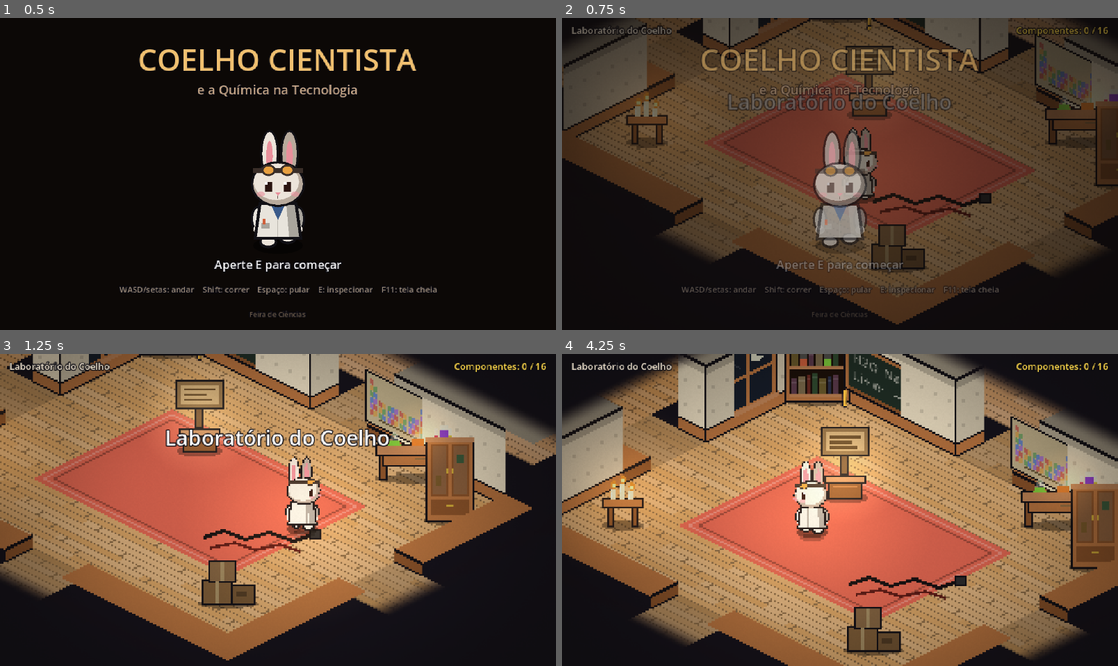
Above: before the commit, frames 1-4 (two rows, left to right).
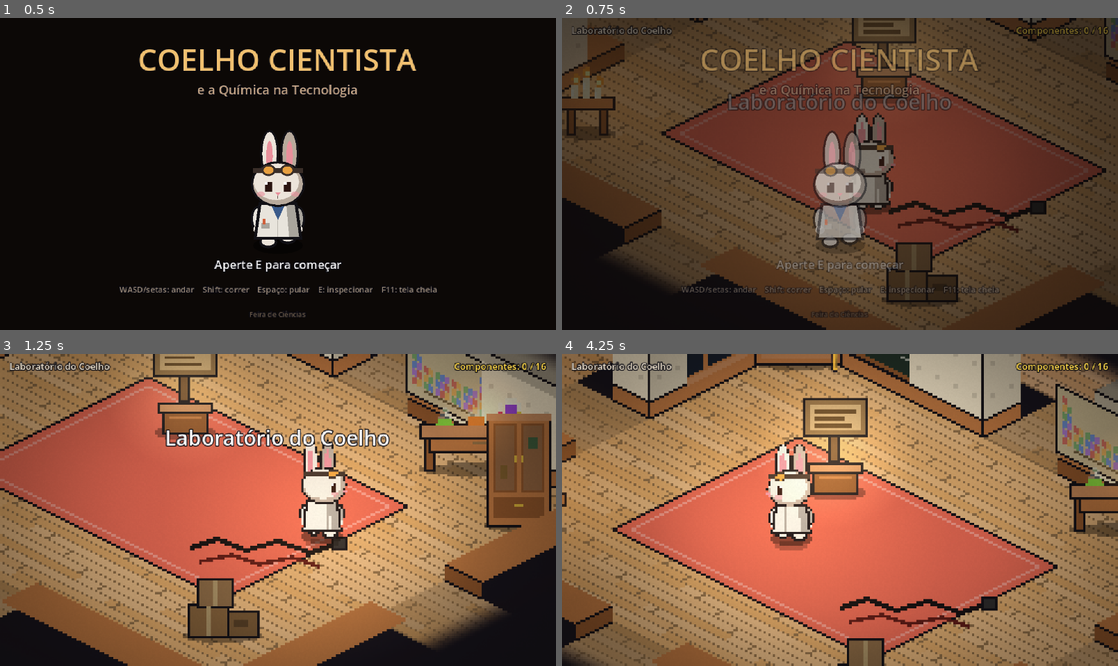
Above: after the commit, the same moments.

Repository: mgprimeatrain/sereia-verdinha
Game: Godot game, scene res://main.tscn
Two runs of this game, one before a commit and one after it. Both use one fixed random seed, a clock stepped at 60 frames per second and the inputs below.
Inputs:
- Up to frame 1 (0.5 s): no input
- Up to frame 2 (0.75 s): tap E (interagir) at 0.5 s; hold D (direita) from 0.53 s (still down); hold Shift (correr) from 0.53 s (still down)
- Up to frame 3 (1.25 s): keep holding D (direita); keep holding Shift (correr); tap Space (pular) at 0.77 s
- Up to frame 4 (4.25 s): release D (direita) at 1.28 s; release Shift (correr) at 1.28 s; hold S (baixo) 1.28-2.03 s; tap E (interagir) at 1.35 s; tap Space (pular) at 1.52, 3.02, 3.77 s; hold D (direita) 2.03-2.78 s; tap Enter at 2.1 s; hold W (cima) 2.78-3.53 s; tap Keypad Enter at 2.85 s; hold A (esquerda) from 3.53 s (still down); hold Shift (correr) from 3.53 s (still down)

Frame 1 is identical in both runs. In frame 2, 37% of the frame differs, in the area x 0-100%, y 0-100%; in frame 3, 64%; in frame 4, 70%.

Commit message:
Pixels maiores e contorno mais grosso, no estilo do coelho
Co-Authored-By: Claude Opus 5.5 <noreply@anthropic.com>
Claude-Session: https://claude.ai/code/session_015bSENdJaF3JsvtFufaw19b

Diff:
--- a/jogo-feira/scripts/jogador.gd
+++ b/jogo-feira/scripts/jogador.gd
@@ -16,7 +16,7 @@
 
 const VELOCIDADE := 75.0
 const VELOCIDADE_CORRENDO := 130.0
-const ALTURA_NA_TELA := 46.0  # altura do quadro do coelho em pixels do jogo
+const ALTURA_NA_TELA := 40.0  # altura do quadro do coelho em pixels do jogo
 const PASTA := "res://arte/"
 const ACOES := ["parado", "andando", "correndo", "pulando"]
 const VISTAS := ["frente", "costas", "lado"]
@@ -117,7 +117,7 @@
 		return
 	sprite = AnimatedSprite2D.new()
 	sprite.sprite_frames = quadros
-	sprite.texture_filter = CanvasItem.TEXTURE_FILTER_LINEAR
+	sprite.texture_filter = CanvasItem.TEXTURE_FILTER_NEAREST
 	add_child(sprite)
 
 
@@ -146,7 +146,7 @@
 		passo = 0.0
 	position = Mapa.iso(logico)
 
-	var olhar := entrada * Vector2(28, 18)
+	var olhar := entrada * Vector2(20, 12)
 	camera.offset = camera.offset.lerp(olhar, delta * 1.5)
 
 	# pulo: um arco de 0,5 segundo
--- a/jogo-feira/scripts/main.gd
+++ b/jogo-feira/scripts/main.gd
@@ -33,17 +33,17 @@
 	_configurar_controles()
 	total = Dados.total_componentes()
 
-	# O mundo é desenhado em baixa resolução (320x180) e ampliado,
-	# por isso fica com cara de pixel art e a câmera fica bem perto do coelho.
+	# O mundo é desenhado em baixa resolução (240x135) e ampliado 8x em Full HD,
+	# por isso fica com pixels grandes, iguais aos do coelho.
 	# A interface fica nítida por cima.
 	RenderingServer.set_default_clear_color(Color("14121a"))
 	var tela := SubViewportContainer.new()
 	tela.process_mode = Node.PROCESS_MODE_PAUSABLE
-	tela.scale = Vector2(1.5, 1.5)
+	tela.scale = Vector2(2, 2)
 	add_child(tela)
 	var viewport := SubViewport.new()
-	viewport.size = Vector2i(320, 180)
-	tela.size = Vector2(320, 180)
+	viewport.size = Vector2i(240, 135)
+	tela.size = Vector2(240, 135)
 	viewport.snap_2d_transforms_to_pixel = true
 	viewport.canvas_item_default_texture_filter = Viewport.DEFAULT_CANVAS_ITEM_TEXTURE_FILTER_NEAREST
 	tela.add_child(viewport)
--- a/jogo-feira/scripts/mapa.gd
+++ b/jogo-feira/scripts/mapa.gd
@@ -202,9 +202,8 @@
 		var area: Rect2i = Dados.SALAS[id]["area"]
 		var r := Rect2(Vector2(area.position) * CELULA, Vector2(area.size) * CELULA).grow(-CELULA * 2.5)
 		_quad(r.position, Vector2(r.end.x, r.position.y), r.end, Vector2(r.position.x, r.end.y), tapete)
-		var borda := r.grow(-3)
-		_contorno(borda, tapete.lightened(0.25))
-		_contorno(borda.grow(-3), tapete.darkened(0.3))
+		_contorno(r, Desenhos.CONTORNO)
+		_contorno(r.grow(-4), tapete.lightened(0.3))
 
 
 func _ruido(a: int, b: int) -> float:
--- a/jogo-feira/scripts/parede.gd
+++ b/jogo-feira/scripts/parede.gd
@@ -44,10 +44,10 @@
 	draw_colored_polygon(PackedVector2Array([a + h, b + h, c + h, d + h]), topo)
 	# contorno preto grosso, como o do coelho
 	if face_sul:
-		draw_line(d + h, c + h, contorno, 2.0)
+		draw_line(d + h, c + h, contorno, 1.0)
 		draw_line(d, c, contorno, 1.0)
 	if face_leste:
-		draw_line(c + h, b + h, contorno, 2.0)
+		draw_line(c + h, b + h, contorno, 1.0)
 		draw_line(c, b, contorno, 1.0)
 	if face_sul and face_leste:
 		draw_line(c, c + h, contorno, 1.0)
